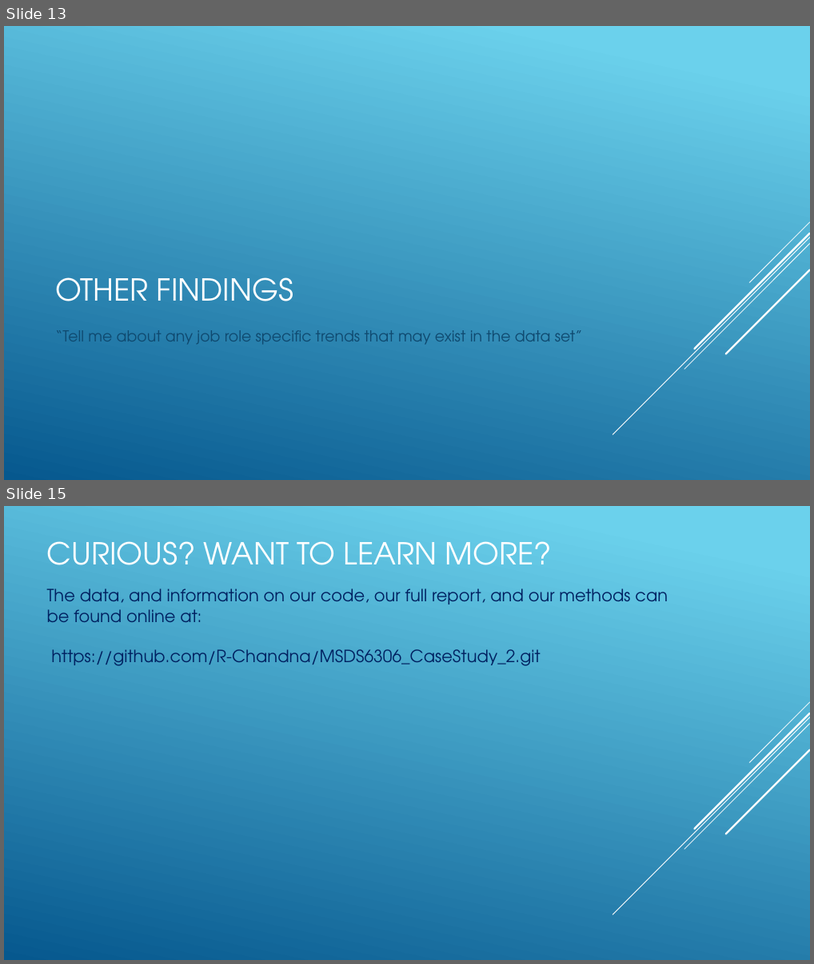
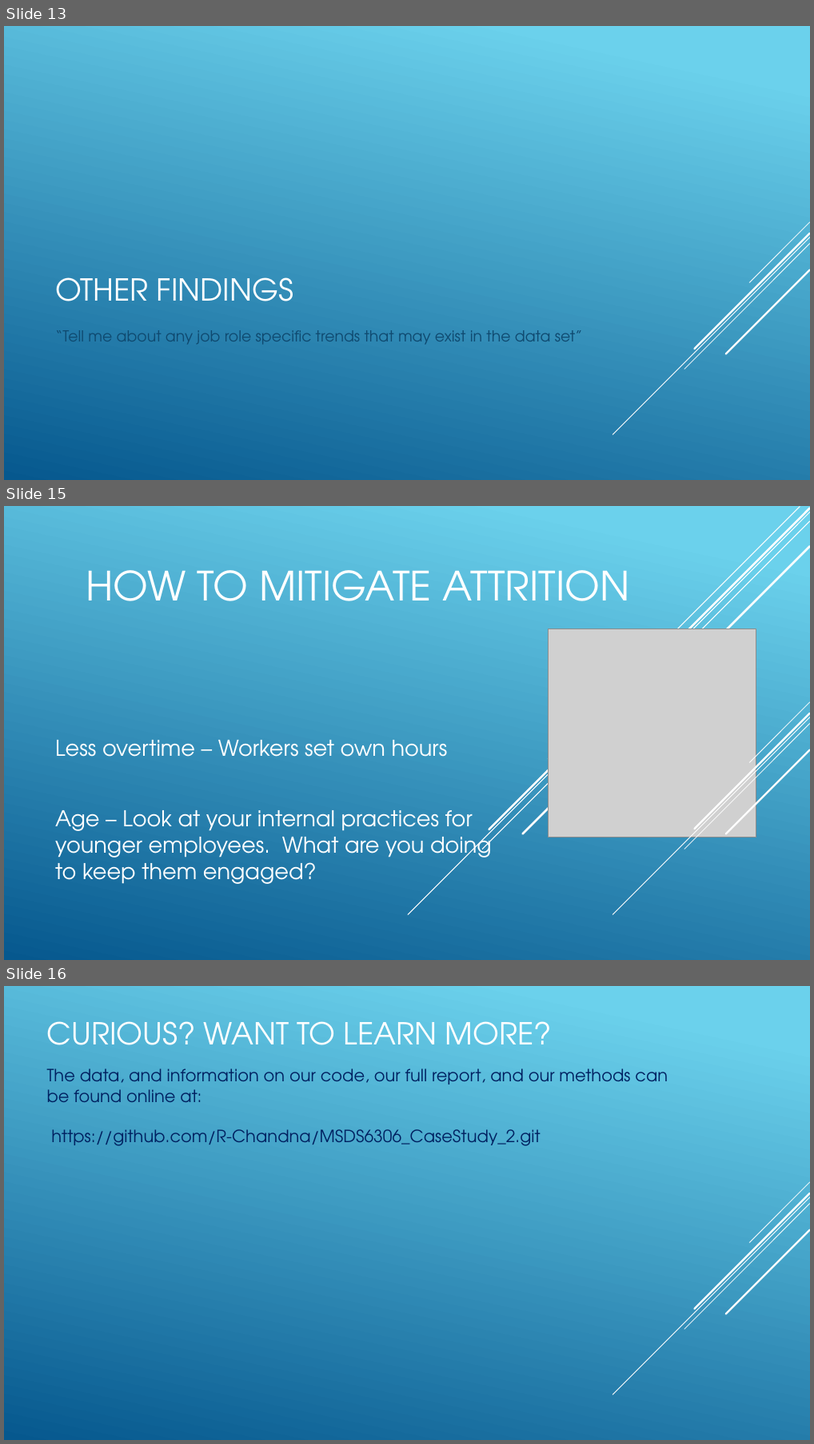
Before and after one commit to R-Chandna/MSDS6306_CaseStudy_2, a slide deck: Attrition_Case_Study_2_pptx_TAJAR_IP.pptx. Shown one above the other, each under a label of ours: slides 13 and 15 before the commit, slides 13, 15 and 16 after it; the slides between them are not shown. The pictures are 814x964 and 814x1444 pixels, drawn with LibreOffice and Linux fonts; fonts in the diff are those of the drawing; grey boxes stand for pictures. Boxes give left, top, right and bottom in pixels: in the first picture for what was removed or moved away, otherwise in the second. Text is boxed around its words. In the diff, an @@ line names an element or a change of style, - is before the commit and + after.

```diff
--- a/Attrition_Case_Study_2_pptx_TAJAR_IP.pptx
+++ b/Attrition_Case_Study_2_pptx_TAJAR_IP.pptx
@@ slide 15 added at <box>4,506,810,960</box>, background gradient #6ED2EB to #06588E @@
@@ line added from (810, 512) to (408, 914), #FFFFFF 1 pt @@
@@ line added from (810, 521) to (482, 849), #FFFFFF 1 pt @@
@@ line added from (810, 508) to (489, 829), #FFFFFF 2.5 pt @@
@@ line added from (800, 507) to (549, 759), #FFFFFF 1 pt @@
@@ line added from (810, 547) to (523, 834), #FFFFFF 2.5 pt @@
@@ title added at <box>86,570,630,601</box>, 48 pt, text #FFFFFF @@
+HOW TO MITIGATE ATTRITION
@@ picture added at <box>549,629,757,837</box> @@
@@ text added at <box>55,740,492,884</box>, 25.9 pt, text #FFFFFF @@
+  Less overtime – Workers set own hours
+  Age – Look at your internal practices for younger employees. What are you doing to keep them engaged?
@@ group added at <box>613,702,810,914</box>: 5 lines @@
@@ what was slide 15 is now slide 16 @@
```
Also in this commit, not shown: 2 other slides added, 2 slides removed, 5 other files.
